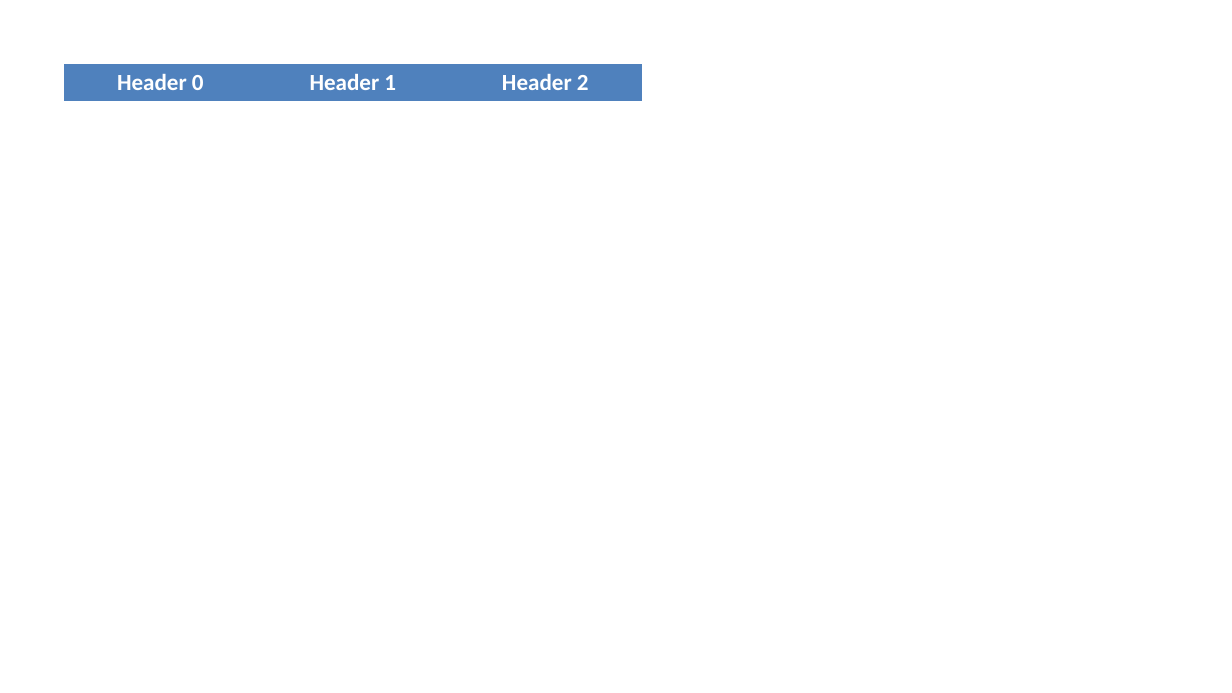
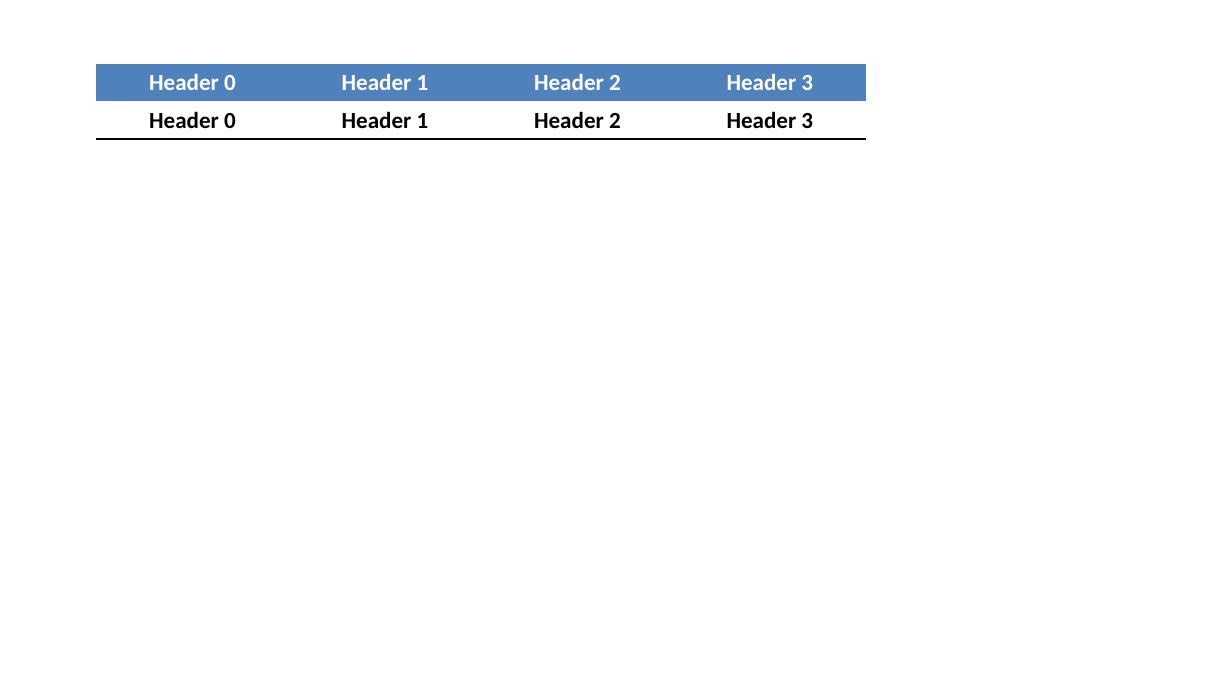
Before and after one commit to koeninger/ten_percent_practice, a slide deck: slide 3 of chris_larson/apache-poi/slideshow.pptx. Drawn at 1232x693 pixels with LibreOffice and Linux fonts; fonts in the diff are those of the drawing. Boxes give left, top, right and bottom in pixels: in the first picture for what was removed or moved away, otherwise in the second. Text is boxed around its words. In the diff, an @@ line names an element or a change of style, - is before the commit and + after.

```diff
--- a/chris_larson/apache-poi/slideshow.pptx
+++ b/chris_larson/apache-poi/slideshow.pptx
@@ table at (x1=96, y1=64, x2=865, y2=449) @@
-Header 0 | Header 1 | Header 2
+Header 0 | Header 1 | Header 2 | Header 3
+Header 0 | Header 1 | Header 2 | Header 3
@@ table resized from (x1=64, y1=64, x2=640, y2=449) to (x1=96, y1=64, x2=865, y2=449) @@
```
Also in this commit, not shown: 1 other file.
